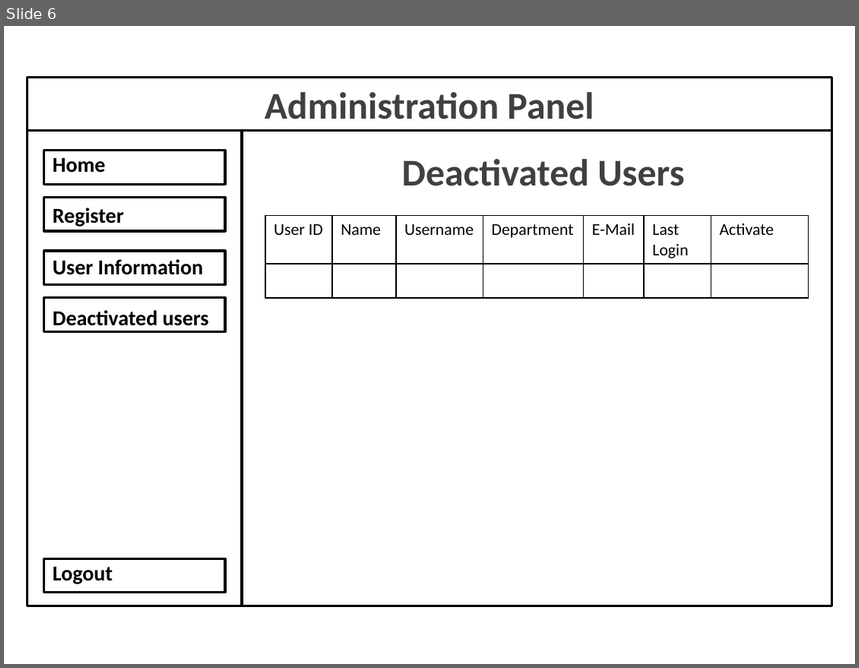
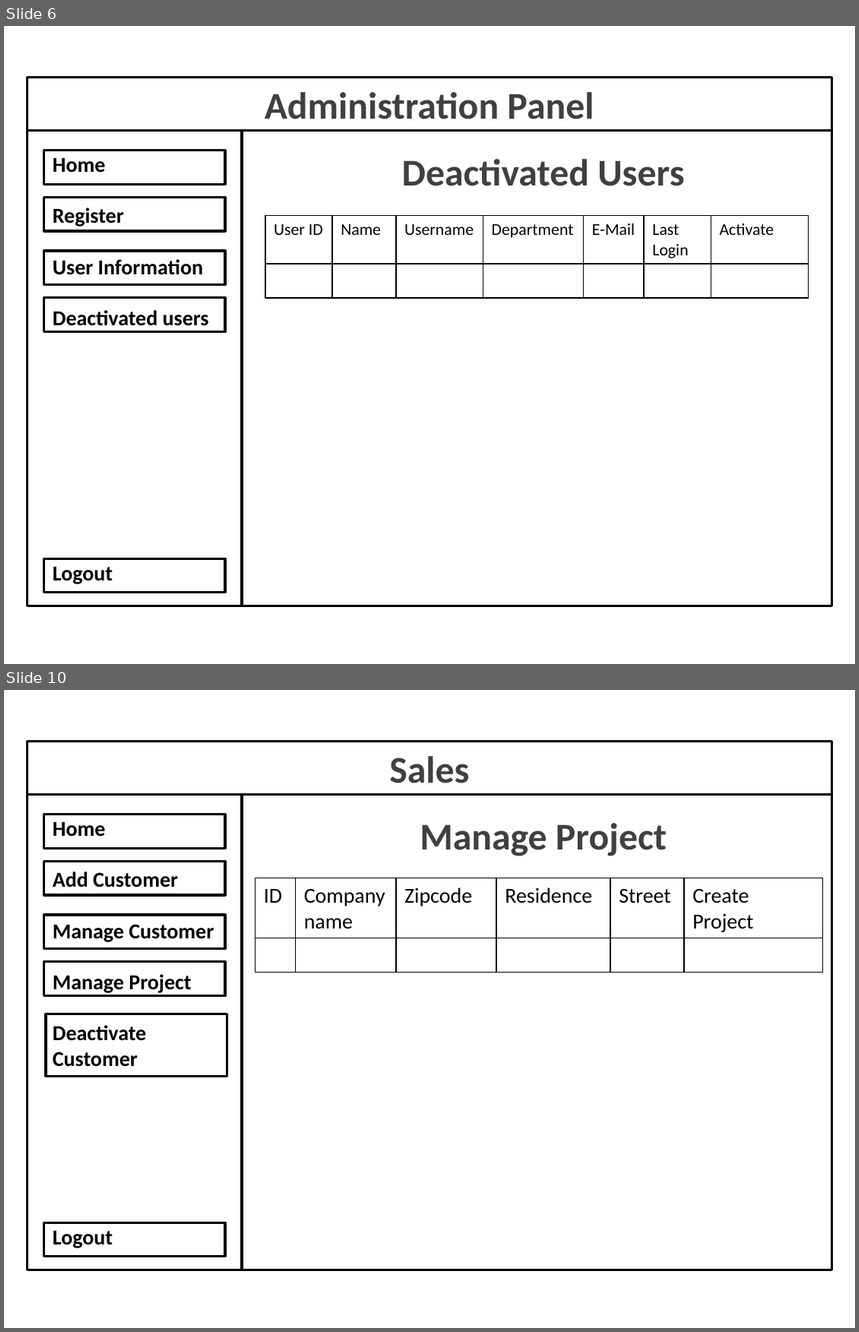
Before and after one commit to Aplicticus/Project_Barroc-IT_Groep6, a slide deck: Docs/Prototype_v0.1/Barroc-IT Prototype.pptx. Shown one above the other, each under a label of ours: slide 6 before the commit, slides 6 and 10 after it; the slides between them are not shown. The pictures are 859x668 and 859x1332 pixels, drawn with LibreOffice and Linux fonts; fonts in the diff are those of the drawing. Boxes give left, top, right and bottom in pixels: in the first picture for what was removed or moved away, otherwise in the second. Text is boxed around its words. In the diff, an @@ line names an element or a change of style, - is before the commit and + after.

```diff
--- a/Docs/Prototype_v0.1/Barroc-IT Prototype.pptx
+++ b/Docs/Prototype_v0.1/Barroc-IT Prototype.pptx
@@ slide 10 added at [4, 690, 855, 1328], background #FFFFFF @@
@@ rectangle added at [28, 741, 832, 795], outline #000000 2 pt @@
@@ text added at [389, 756, 469, 783], 32 pt, text #404040, bold @@
+Sales
@@ rectangle added at [28, 795, 243, 1271], outline #000000 2 pt @@
@@ rectangle added at [243, 795, 832, 1271], outline #000000 2 pt @@
@@ rectangle added at [44, 815, 225, 848], outline #000000 2 pt @@
@@ text added at [53, 822, 214, 1249], 18 pt, text #000000, bold @@
+Home
+Add Customer
+Manage Customer
+Manage Project
+Deactivate Customer
+Logout
@@ text added at [420, 823, 667, 856], 32 pt, text #404040, bold @@
+Manage Project
@@ rectangle added at [44, 861, 225, 895], outline #000000 2 pt @@
@@ table added at [255, 878, 823, 973], 2 rows, 6 columns @@
+ID | Company name | Zipcode | Residence | Street | Create Project
+ |  |  |  |  | 
@@ rectangle added at [44, 915, 225, 948], outline #000000 2 pt @@
@@ rectangle added at [44, 961, 225, 996], outline #000000 2 pt @@
@@ rectangle added at [46, 1015, 227, 1076], outline #000000 2 pt @@
@@ rectangle added at [44, 1223, 225, 1257], outline #000000 2 pt @@
```
Also in this commit, not shown: 1 slide changed, 5 other slides added, 1 other file.
